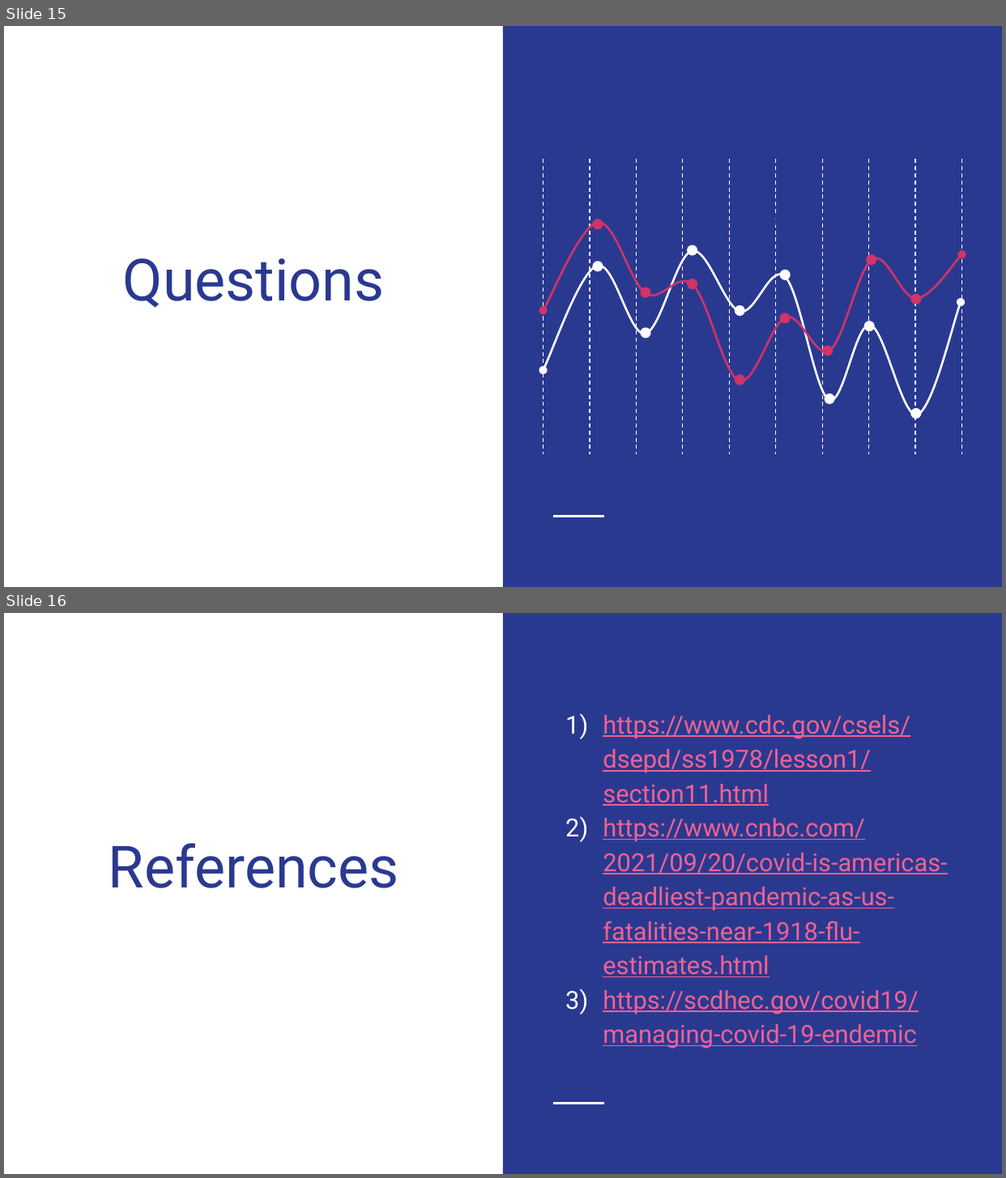
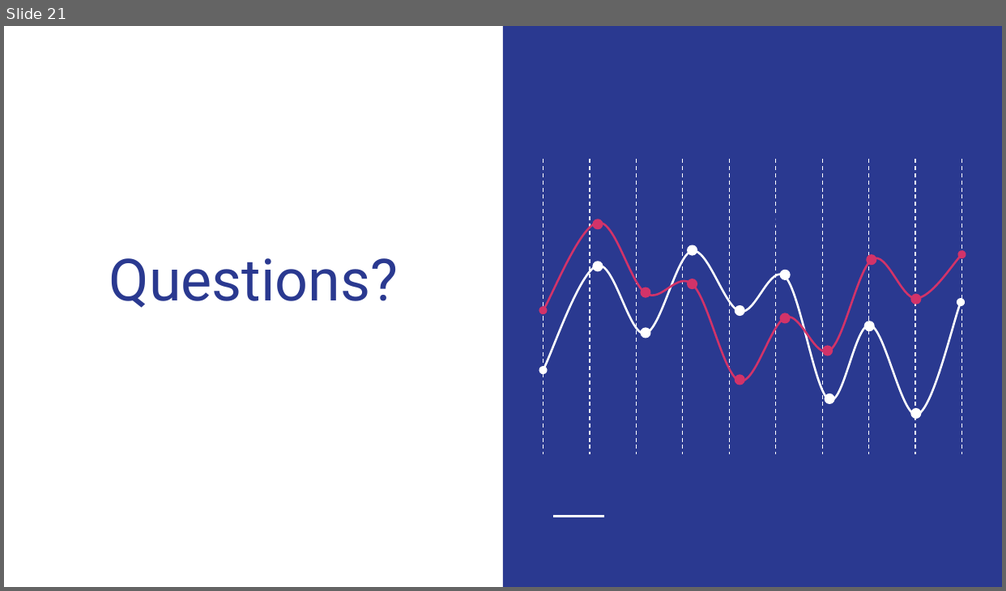
Before and after one commit to Magzzie/COVID-19_Analysis, a slide deck: COVID-19 Analysis.pptx. Shown one above the other, each under a label of ours: slides 15 and 16 before the commit, slide 21 after it. The pictures are 1006x1178 and 1006x591 pixels, drawn with LibreOffice and Linux fonts; fonts in the diff are those of the drawing. Boxes give left, top, right and bottom in pixels: in the first picture for what was removed or moved away, otherwise in the second. Text is boxed around its words. In the diff, an @@ line names an element or a change of style, - is before the commit and + after.

```diff
--- a/COVID-19 Analysis.pptx
+++ b/COVID-19 Analysis.pptx
@@ slide 16 removed at (x1=4, y1=613, x2=1002, y2=1174), background #FFFFFF; not listed: 2 template elements that a slide beside it also shows @@
@@ text removed at (x1=603, y1=715, x2=947, y2=1049) @@
-1) https://www.cdc.gov/csels/dsepd/ss1978/lesson1/section11.html
-2) https://www.cnbc.com/2021/09/20/covid-is-americas-deadliest-pandemic-as-us-fatalities-near-1918-flu-estimates.html
-3) https://scdhec.gov/covid19/managing-covid-19-endemic
@@ title removed at (x1=108, y1=843, x2=399, y2=888) @@
-References
@@ what was slide 15 is now slide 21 @@
@@ slide 21 changed as well @@
@@ title at (x1=109, y1=258, x2=398, y2=308): text changed @@
-Questions
+Questions?
```
Also in this commit, not shown: 8 other slides changed, 12 slides added, 5 other slides removed, 3 other files.
